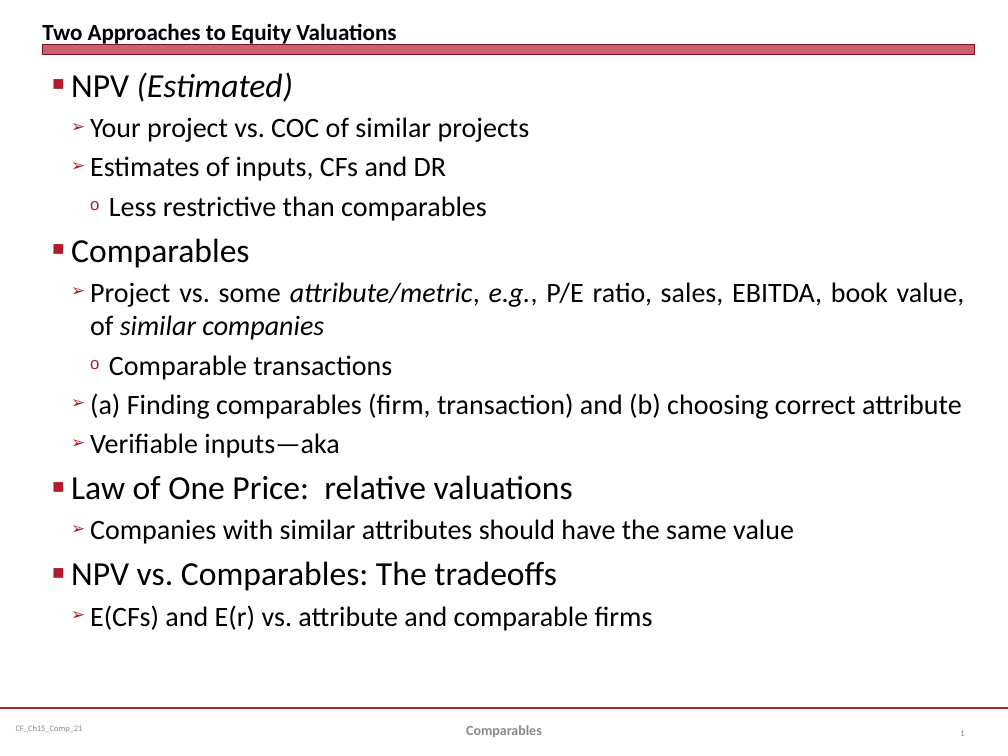
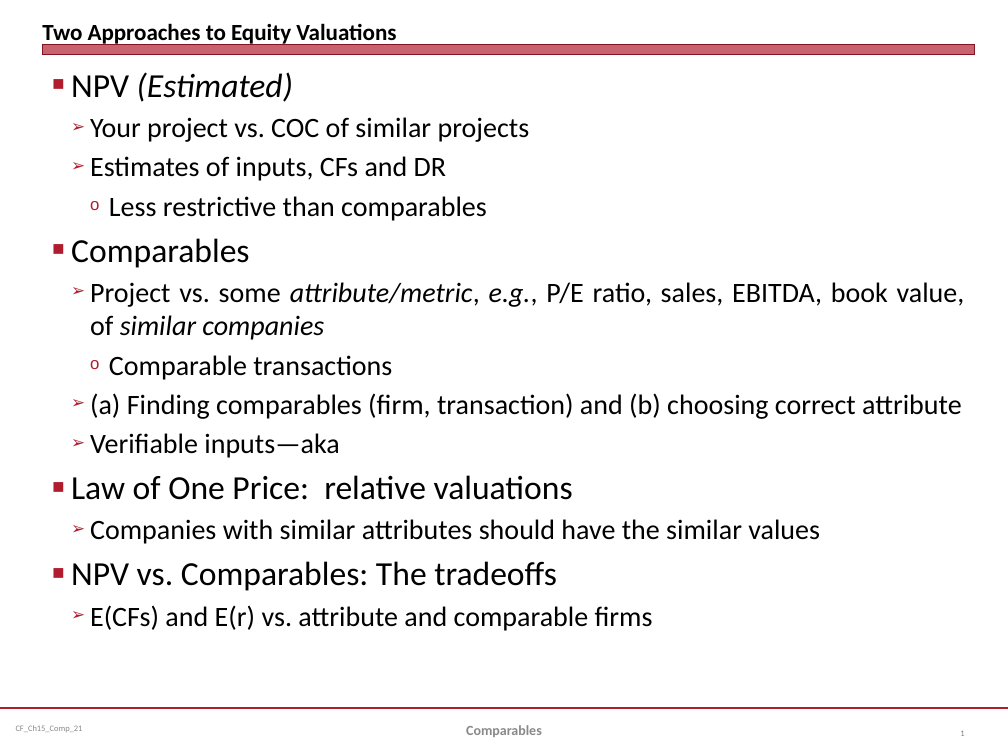
Before and after one commit to jmc877/Corporate-Finance, a slide deck: slide 1 of slides/CF_Ch15_ValComp_21.pptx. Drawn at 1008x756 pixels with LibreOffice and Linux fonts; fonts in the diff are those of the drawing. Boxes give left, top, right and bottom in pixels: in the first picture for what was removed or moved away, otherwise in the second. Text is boxed around its words. In the diff, an @@ line names an element or a change of style, - is before the commit and + after.

```diff
--- a/slides/CF_Ch15_ValComp_21.pptx
+++ b/slides/CF_Ch15_ValComp_21.pptx
@@ text at bbox=[90, 519, 820, 544]: text changed @@
-  ➢ Companies with similar attributes should have the same value
+  ➢ Companies with similar attributes should have the similar values
```
Also in this commit, not shown: 1 other slide changed, 1 other file.
